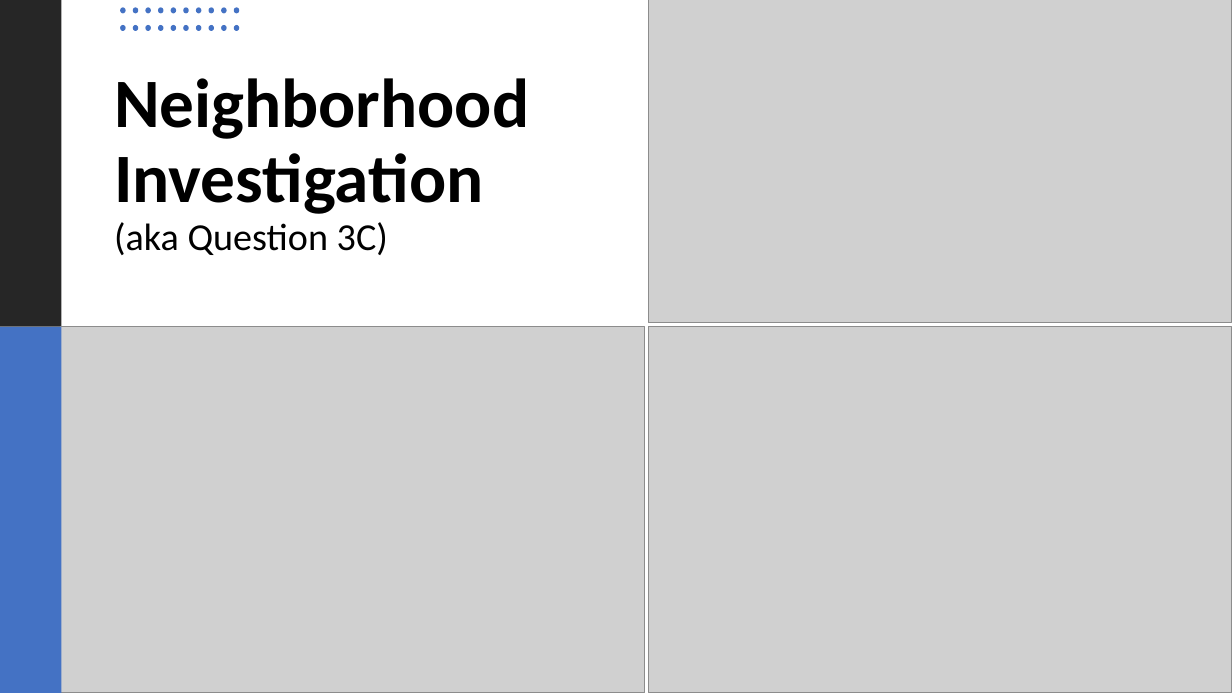
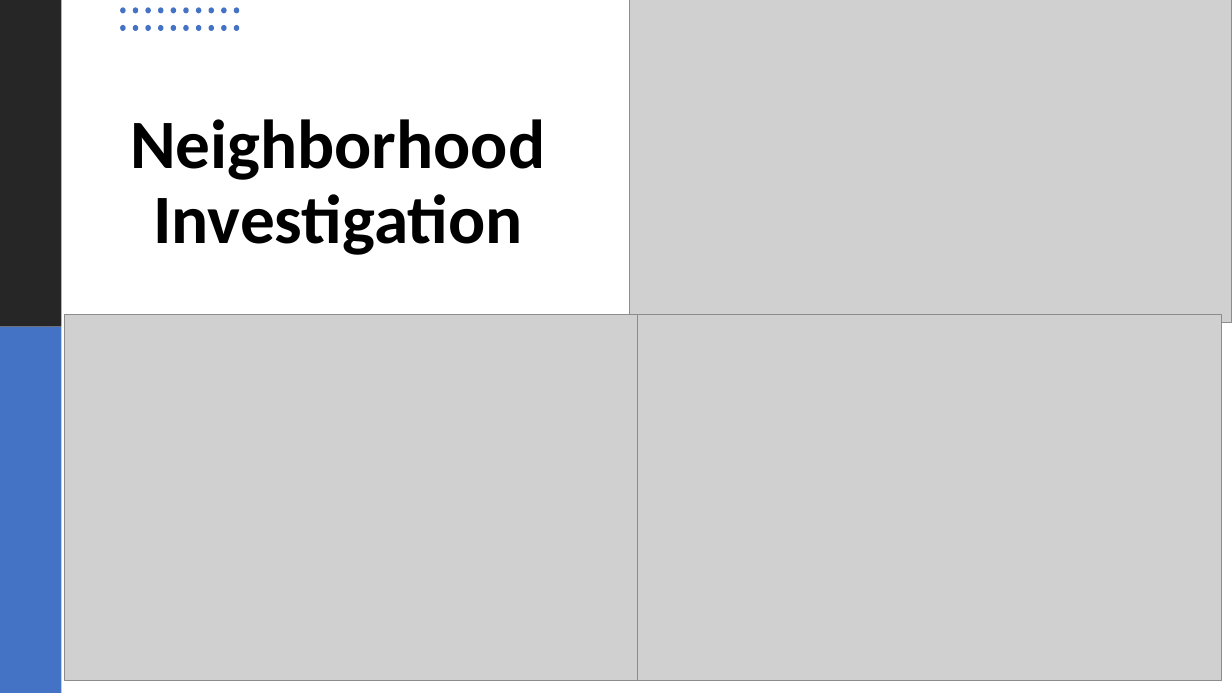
Before and after one commit to neha-nayeem/Project-01, a slide deck: slide 13 of Presentation - Project 01.pptx. Drawn at 1232x693 pixels with LibreOffice and Linux fonts; fonts in the diff are those of the drawing; grey boxes stand for pictures. Boxes give left, top, right and bottom in pixels: in the first picture for what was removed or moved away, otherwise in the second. Text is boxed around its words. In the diff, an @@ line names an element or a change of style, - is before the commit and + after.

```diff
--- a/Presentation - Project 01.pptx
+++ b/Presentation - Project 01.pptx
@@ picture: place and size @@
-picture at (648,0,1232,323)
+picture at (630,0,1232,323)
@@ title at (130,119,545,255): text changed @@
-Neighborhood Investigation (aka Question 3C)
+Neighborhood Investigation
@@ picture: place and size @@
-picture at (61,327,645,693)
+picture at (64,314,648,680)
@@ picture: place and size @@
-picture at (648,327,1232,693)
+picture at (638,314,1222,680)
```
Also in this commit, not shown: 17 other slides changed.
